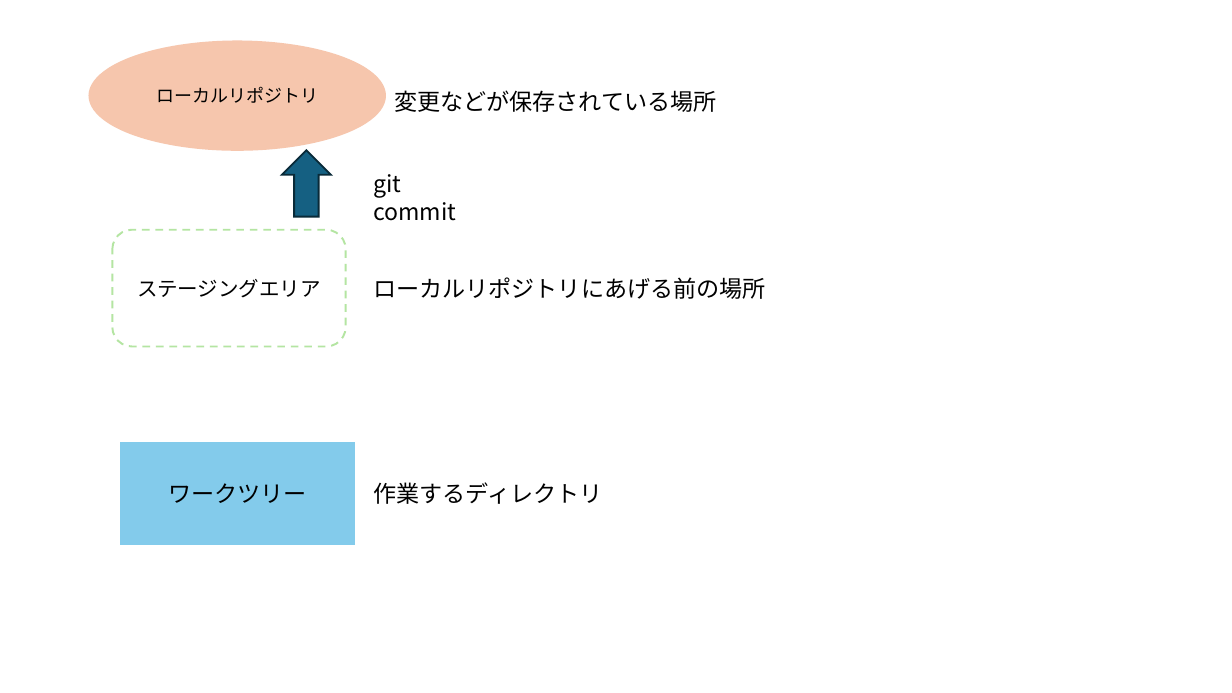
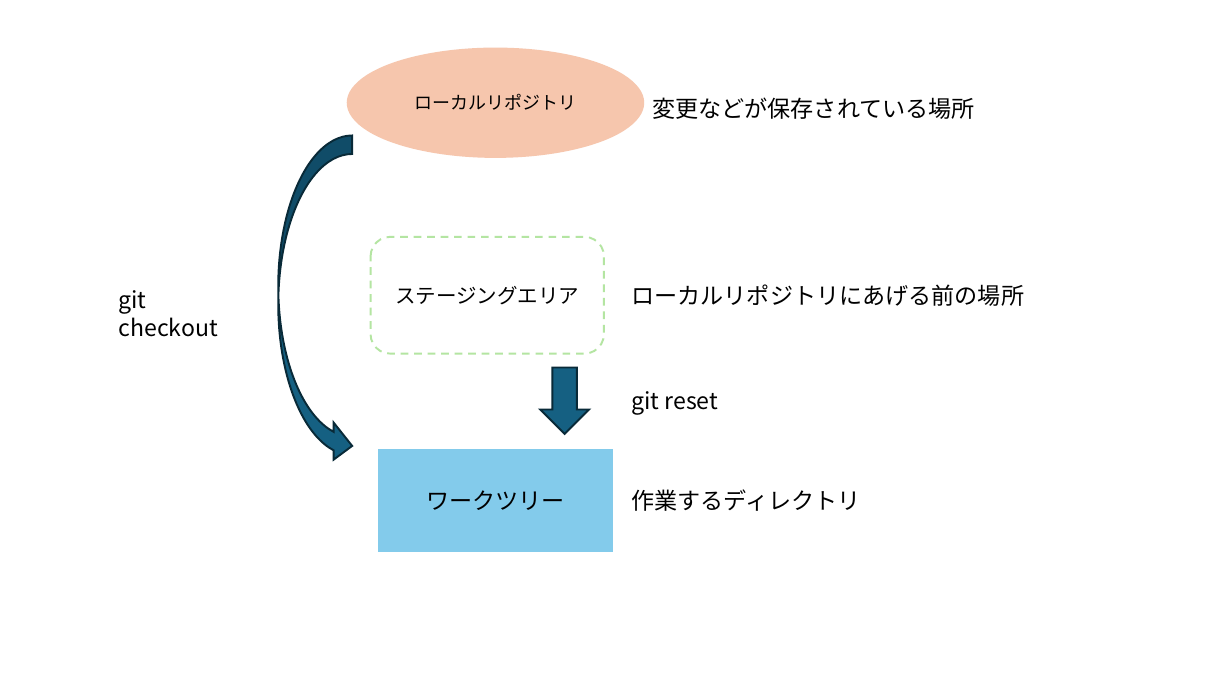
Before and after one commit to y-kwa/ichiyasa_git, a slide deck: slide 1 of git_images.pptx. Drawn at 1232x693 pixels with LibreOffice and Linux fonts; fonts in the diff are those of the drawing. Boxes give left, top, right and bottom in pixels: in the first picture for what was removed or moved away, otherwise in the second. Text is boxed around its words. In the diff, an @@ line names an element or a change of style, - is before the commit and + after.

Commit message:
変更の取り消し項を追加

```diff
--- a/git_images.pptx
+++ b/git_images.pptx
@@ 3 texts, 1 rounded rectangle, 1 rectangle, 1 ellipse: place and size @@
-3 texts, 1 rounded rectangle, 1 rectangle, 1 ellipse at [90, 42, 766, 543]
+3 texts, 1 rounded rectangle, 1 rectangle, 1 ellipse at [348, 49, 1024, 551]
@@ curved right arrow added at [278, 136, 352, 465], fill #156082, outline #092A39 1.5 pt @@
@@ text added at [119, 290, 218, 337], 18 pt, text #000000 @@
+git checkout
@@ up arrow at [541, 368, 590, 434]: rotation 0 to 180 degrees @@
@@ text at [631, 391, 719, 415]: text changed @@
-git commit
+git reset
```
Also in this commit, not shown: 5 other files.
